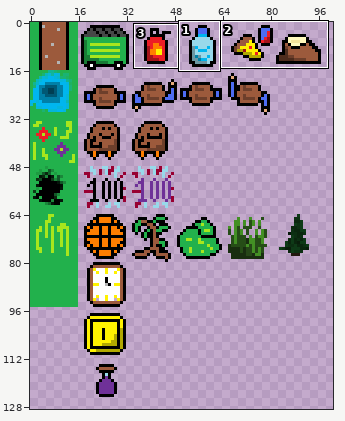
Two states of a sprite sheet, Assets/sprites/spritesheet.png. The first picture is a wide view before the edit; the outline marks the close-up.
Close-up. Before the edit:
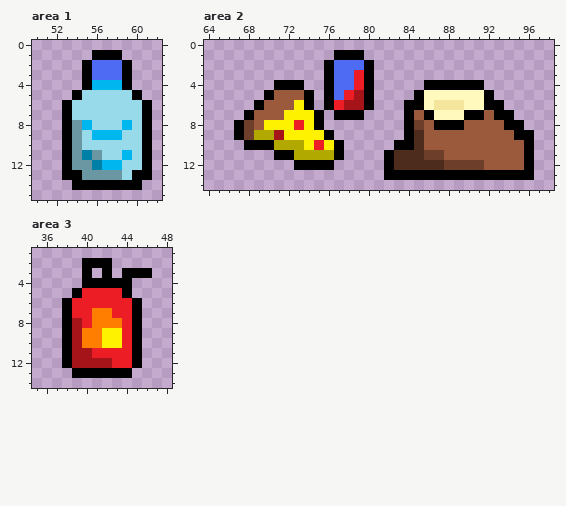
The file is 512x512 pixels. Colours within 5 levels of each other are drawn and written as one. Shown: area 1: x 50..62, y 0..15; area 2: x 64..98, y 0..14; area 3: x 35..48, y 1..14. The wide view leaves out empty margins. The commit also changed other parts of the picture, which this record leaves out.
The same view after the edit:
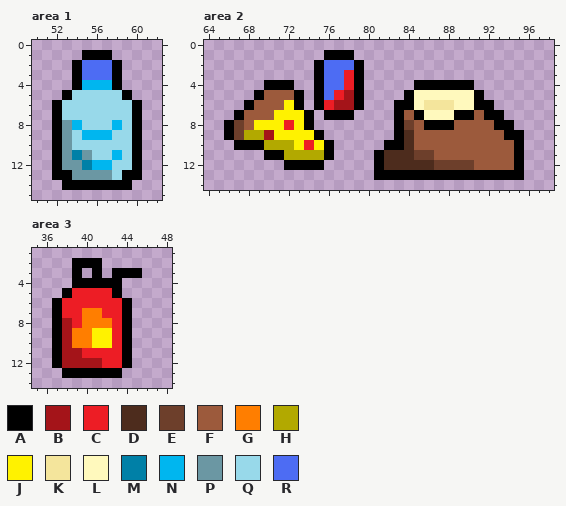
Palette (. is transparent): A #000000  B #a41419  C #ed1d25  D #4d2c1d  E #6d3f2b  F #9c5a3c  G #ff7e00  H #b2a900  J #fff200  K #f4e59c  L #fff9bd  M #0080a7  N #00b6ef  P #6b97a3  Q #98d9ea  R #4d6cf3
From old to new:
Changed rows in their new state; - is an unchanged pixel.
Area 1:
first column x 52:
 1 ---A--.---
 2 --AR--A.--
 3 --AR--A.--
 4 --AN--A.--
 5 -AQ----A.-
 6 AQ------A.
 7 AQ------A.
 8 APNQ--NQA.
 9 APQN--Q-A.
10 APQ-----A.
11 APMPQ-NQA.
12 AP-MN-Q-A.
13 A-P---QA-.
14 -A------.-
Area 2:
first column x 66:
 1 ----------A--.-----------------
 2 ---------AR--A.----------------
 3 ---------AR-CA.----------------
 4 ----A--.-AR-CA.----A-----.-----
 5 ---AF--A.ARCBA.---AL-----A.----
 6 --AF--JA.ACB-A.--A-LK--L-A-.---
 7 -AF--J--A.A--.---AFAL--A-FA-.--
 8 AEFJ--CJA.-------AEFA--F---A-.-
 9 AEH-BJ---A.------ADF--------A-.
10 -A--H--JCJA.----A-DF---------A.
11 ----A-H---A.---AD--E-F-------A.
12 ------A---.----AD----E---F---A.
13 ---------------A--------------.
Area 3:
first column x 37:
 2 --A--.----
 3 --A.A.A--.
 4 --A----.--
 5 -AC---A.--
 6 AC-----A.-
 7 AC-G-C-A.-
 8 ABCG--CA.-
 9 ABG-J-CA.-
10 ABG-J-CA.-
11 AB-C---A.-
12 AB---C-A.-
13 -A-----.--
Changed places in both close-ups, as pixel boxes (x1, y1, x2, y2):
changed: (52, 50, 152, 190)
changed: (224, 50, 534, 180)
changed: (52, 258, 152, 378)
